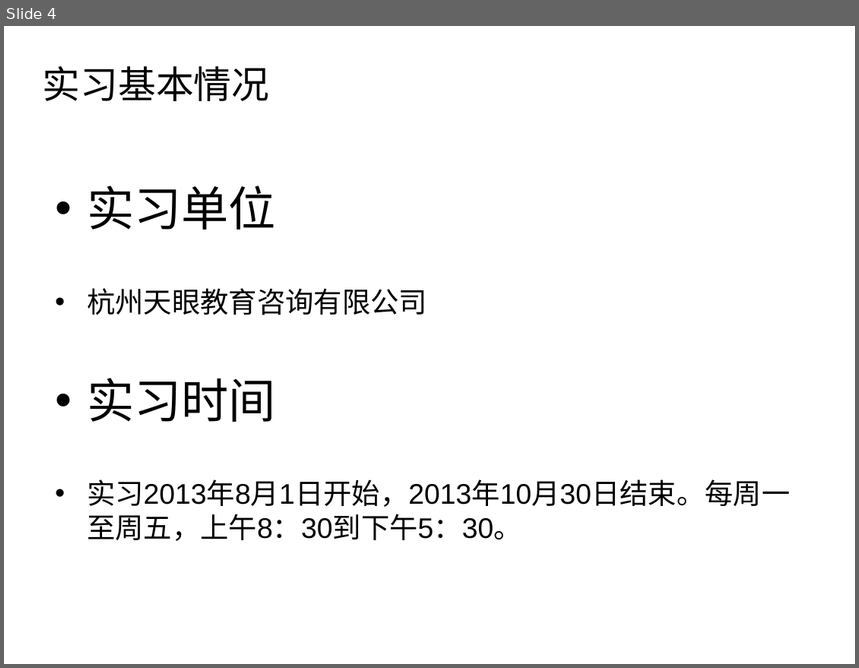
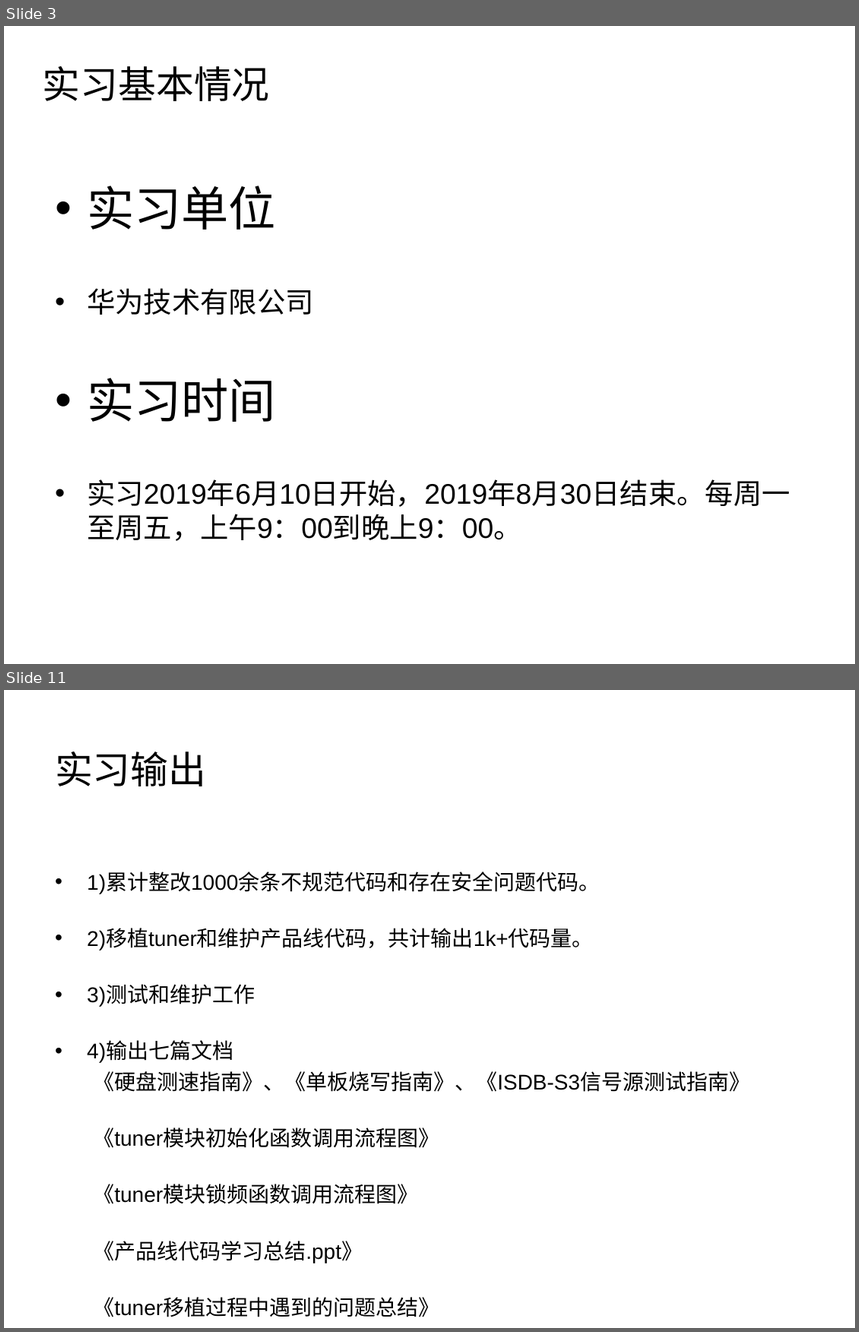
Before and after one commit to iCodeZone/shixi, a slide deck: 6.实习答辩.ppt. Shown one above the other, each under a label of ours: slide 4 before the commit, slides 3 and 11 after it; the slides between them are not shown. The pictures are 859x668 and 859x1332 pixels, drawn with LibreOffice and Linux fonts; fonts in the diff are those of the drawing; background and template pictures are left out. Boxes give left, top, right and bottom in pixels: in the first picture for what was removed or moved away, otherwise in the second. Text is boxed around its words. In the diff, an @@ line names an element or a change of style, - is before the commit and + after.

```diff
--- a/6.实习答辩.ppt
+++ b/6.实习答辩.ppt
@@ slide 11 added at [4,690,855,1328], background #FFFFFF @@
@@ title added at [55,752,206,787], 32 pt, text #000000 @@
+实习输出
@@ text added at [87,873,750,1318], 18 pt, text #000000 @@
+• 1)累计整改1000余条不规范代码和存在安全问题代码。
+• 2)移植tuner和维护产品线代码，共计输出1k+代码量。
+• 3)测试和维护工作
+• 4)输出七篇文档
+《硬盘测速指南》、《单板烧写指南》、《ISDB-S3信号源测试指南》
+《tuner模块初始化函数调用流程图》
+《tuner模块锁频函数调用流程图》
+《产品线代码学习总结.ppt》
+《tuner移植过程中遇到的问题总结》
@@ what was slide 4 is now slide 3 @@
@@ slide 3 changed as well @@
@@ text at [87,288,314,315]: text changed @@
-• 杭州天眼教育咨询有限公司
+• 华为技术有限公司
@@ text at [87,480,791,541]: text changed @@
-• 实习2013年8月1日开始，2013年10月30日结束。每周一至周五，上午8：30到下午5：30。
+• 实习2019年6月10日开始，2019年8月30日结束。每周一至周五，上午9：00到晚上9：00。
```
Also in this commit, not shown: 4 other slides changed, 6 other slides added, 14 slides removed, 2 other files.
